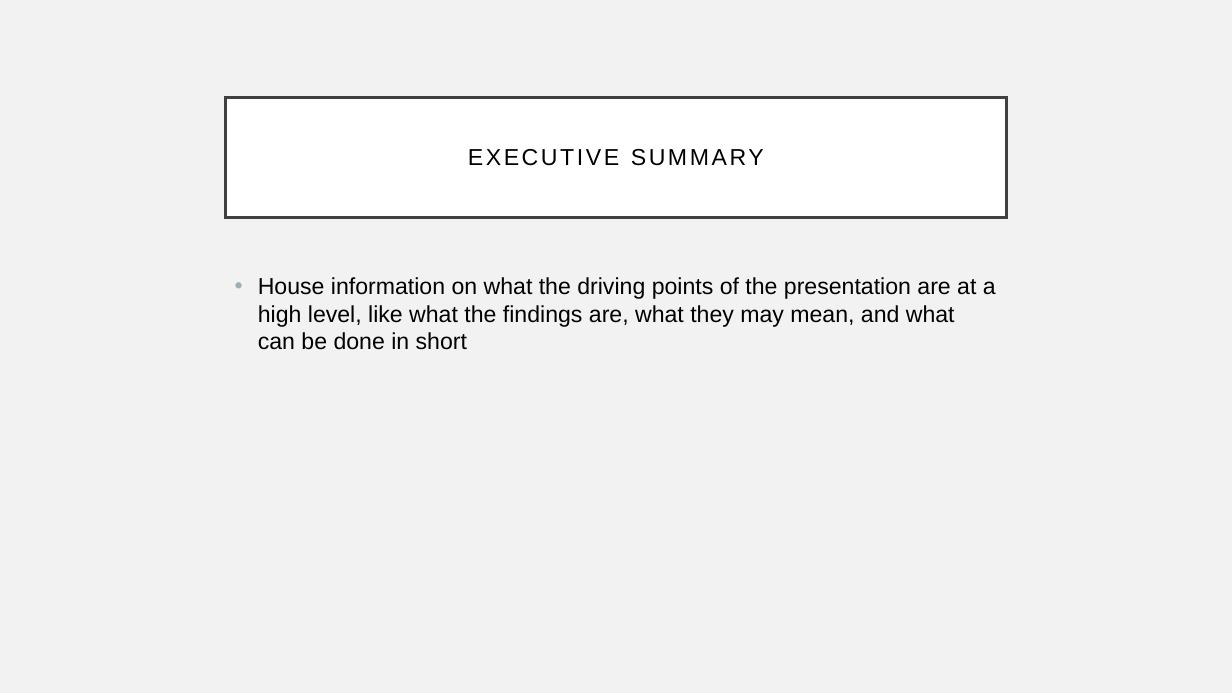
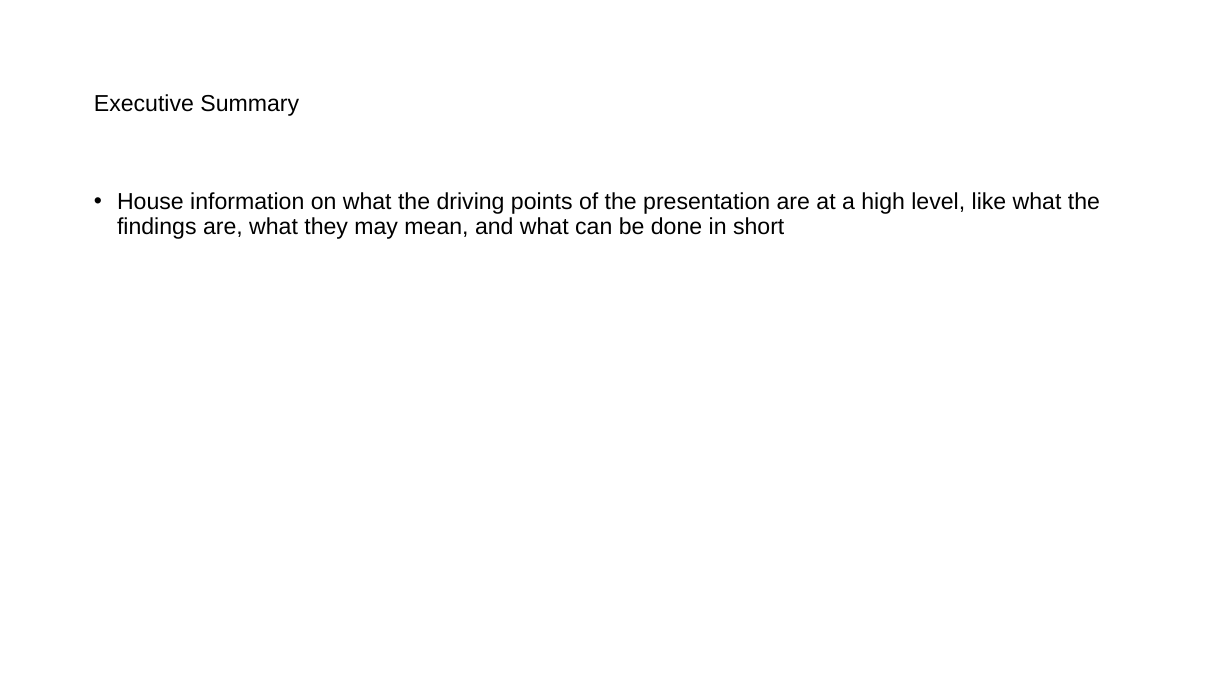
Before and after one commit to mathisme/ThinkfulDSFinalCapstone, a slide deck: slide 5 of PresentationTemplate.pptx. Drawn at 1232x693 pixels with LibreOffice and Linux fonts; fonts in the diff are those of the drawing. Boxes give left, top, right and bottom in pixels: in the first picture for what was removed or moved away, otherwise in the second. Text is boxed around its words. In the diff, an @@ line names an element or a change of style, - is before the commit and + after.

```diff
--- a/PresentationTemplate.pptx
+++ b/PresentationTemplate.pptx
@@ background #F2F2F2 to #FFFFFF @@
@@ title "Executive Summary": place and size @@
-title "Executive Summary" at bbox=[226, 97, 1006, 217]
+title "Executive Summary" at bbox=[94, 94, 299, 116]
@@ title "Executive Summary" at bbox=[94, 94, 299, 116]: fill #FFFFFF to none; outline #404040 2.5 pt to none @@
@@ title at bbox=[94, 94, 299, 116]: text changed @@
-EXECUTIVE SUMMARY
+Executive Summary
@@ text "House information on what the ...": place and size @@
-text "House information on what the ..." at bbox=[258, 277, 996, 350]
+text "House information on what the ..." at bbox=[117, 192, 1100, 239]
@@ text "House information on what the ..." at bbox=[117, 192, 1100, 239]: line spacing 1 to 0.9 @@
```
Also in this commit, not shown: 12 other slides changed, 1 other file.
